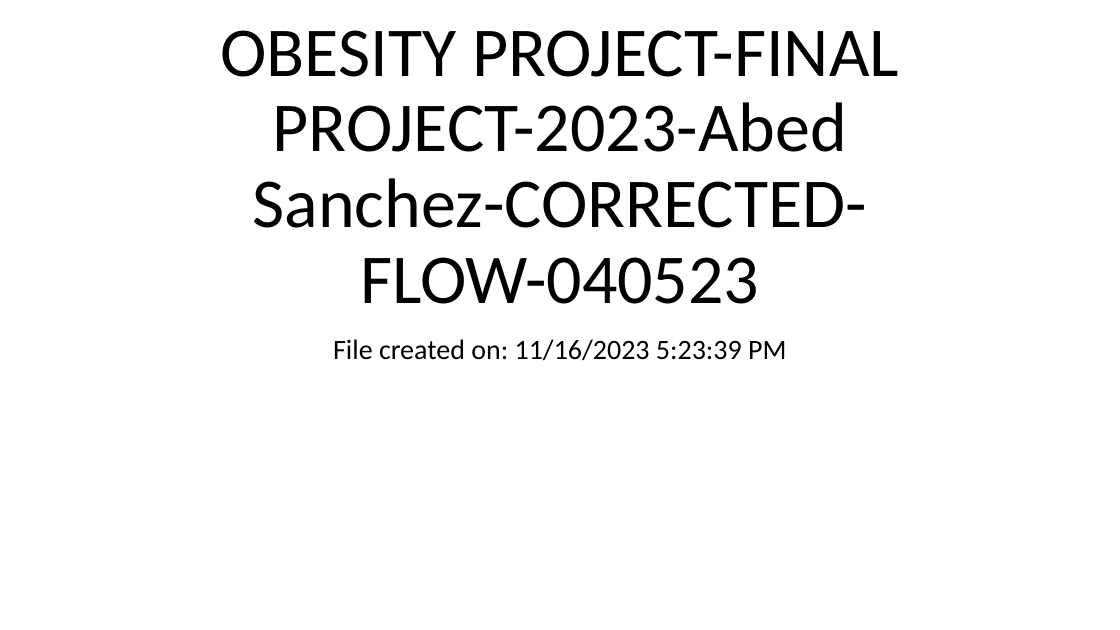
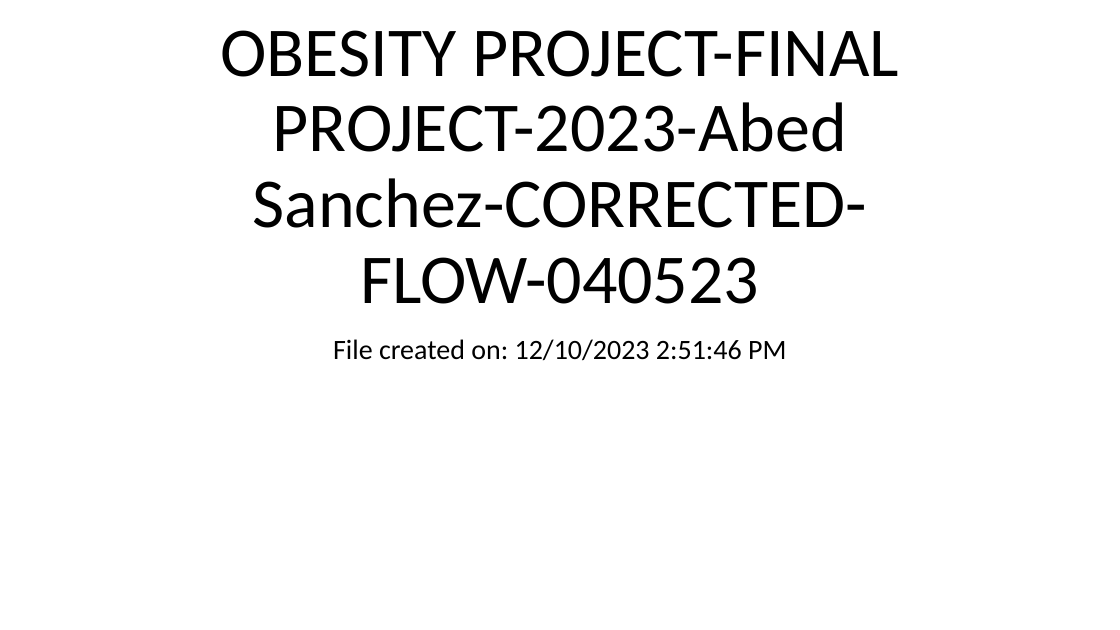
Before and after one commit to as5348/firstrepo, a slide deck: slide 1 of OBESITY PROJECT-FINAL PROJECT-2023-Abed Sanchez-CORRECTED-FLOW-040523.pptx. Drawn at 1120x630 pixels with LibreOffice and Linux fonts; fonts in the diff are those of the drawing. Boxes give left, top, right and bottom in pixels: in the first picture for what was removed or moved away, otherwise in the second. Text is boxed around its words. In the diff, an @@ line names an element or a change of style, - is before the commit and + after.

```diff
--- a/OBESITY PROJECT-FINAL PROJECT-2023-Abed Sanchez-CORRECTED-FLOW-040523.pptx
+++ b/OBESITY PROJECT-FINAL PROJECT-2023-Abed Sanchez-CORRECTED-FLOW-040523.pptx
@@ subtitle at (333,339,786,361): text changed @@
-File created on: 11/16/2023 5:23:39 PM
+File created on: 12/10/2023 2:51:46 PM
```
